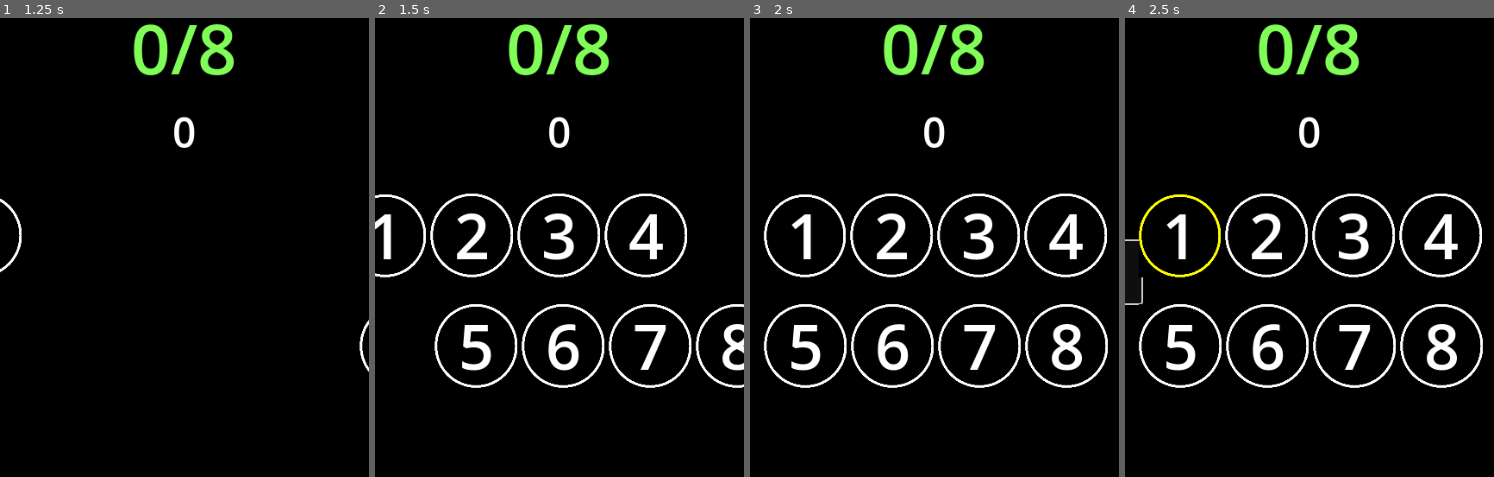
Above: before the commit, frames 1-4 (left to right).
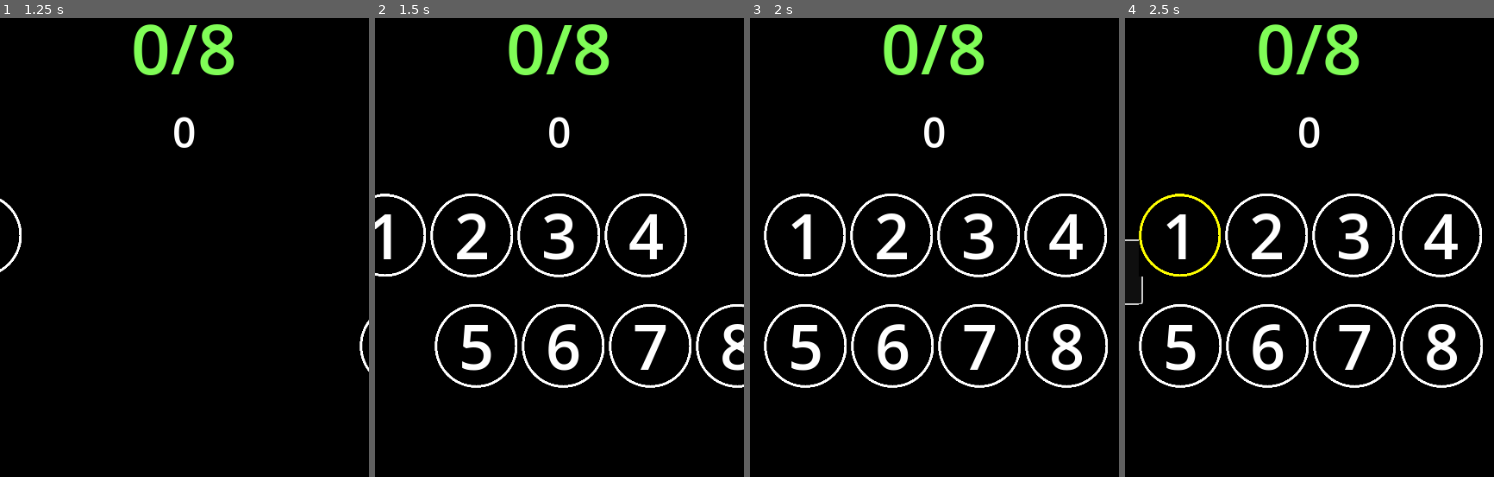
Above: after the commit, the same moments.

Repository: XanderMax/unshuffle
Game: Godot game, scene res://scenes/main.tscn
Two runs of this game, one before a commit and one after it. Both use one fixed random seed, a clock stepped at 60 frames per second and the inputs below.
Inputs (mouse positions are in pixels of both pictures, inside the frame that each line leads up to):
- Up to frame 1 (1.25 s): click "NEW GAME" at 0.5 s
- Up to frame 2 (1.5 s): move the mouse to (640, 297) at 1.27 s; click (640, 297) at 1.42 s
- Up to frame 3 (2 s): no input
- Up to frame 4 (2.5 s): tap Enter at 2 s; move the mouse to (1180, 233) at 2.02 s; click (1180, 233) at 2.17 s

Frame 1 is identical in both runs. In frame 2, 0.2% of the frame differs, in the area x 0-14%, y 38-57%; in frame 3, 0.3%; in frame 4, 0.3%, in the area x 3-27%, y 38-57%.

Commit message:
Make card2 a control

Diff:
--- a/godot/scenes/card2.gd
+++ b/godot/scenes/card2.gd
@@ -1,4 +1,4 @@
-class_name Card2 extends AspectRatioContainer
+class_name Card2 extends Control
 
 const _circle_unlocked_texture: Resource = preload("res://imgs/03_circle_white.png")
 const _circle_locked_texture: Resource = preload("res://imgs/04_circle_white_gray_bg.png")
@@ -46,7 +46,7 @@
 
 func _toggle_locked():
 	self._locked = not self._locked
-	print("card2::_toggle_locked ", self._locked)
+	print("card2::_toggle_locked ", self._locked, self)
 	if self._locked:
 		$Circle.texture = self._circle_locked_texture
 	else:
--- a/godot/scenes/card2.tscn
+++ b/godot/scenes/card2.tscn
@@ -6,10 +6,13 @@
 [sub_resource type="LabelSettings" id="LabelSettings_xb1ti"]
 font_size = 72
 
-[node name="Card2" type="AspectRatioContainer"]
-anchors_preset = 15
-anchor_right = 1.0
+[node name="Card2" type="Control"]
+layout_mode = 3
+anchor_top = 0.605
+anchor_right = 0.991
 anchor_bottom = 1.0
+offset_top = -0.230042
+offset_right = 3.85199
 grow_horizontal = 2
 grow_vertical = 2
 size_flags_horizontal = 3
@@ -17,12 +20,23 @@
 script = ExtResource("1_1yrw5")
 
 [node name="Circle" type="TextureRect" parent="."]
-layout_mode = 2
+layout_mode = 1
+anchors_preset = 15
+anchor_right = 1.0
+anchor_bottom = 1.0
+grow_horizontal = 2
+grow_vertical = 2
 texture = ExtResource("1_6ddr1")
 expand_mode = 1
+stretch_mode = 5
 
 [node name="NumberLabel" type="Label" parent="."]
-layout_mode = 2
+layout_mode = 1
+anchors_preset = 15
+anchor_right = 1.0
+anchor_bottom = 1.0
+grow_horizontal = 2
+grow_vertical = 2
 size_flags_vertical = 1
 text = "0"
 label_settings = SubResource("LabelSettings_xb1ti")
